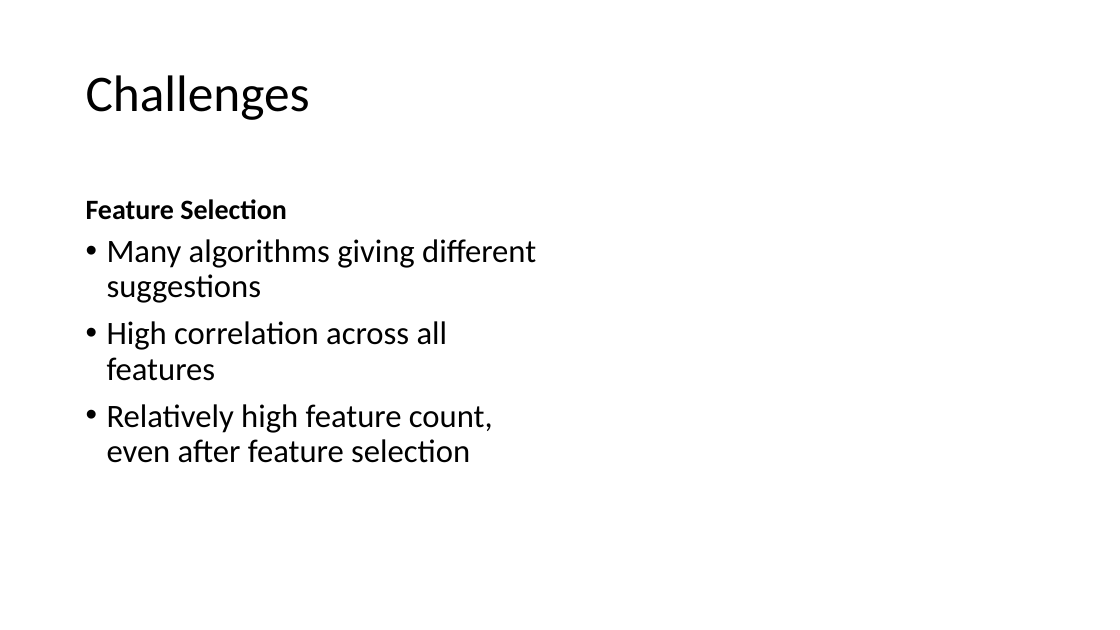
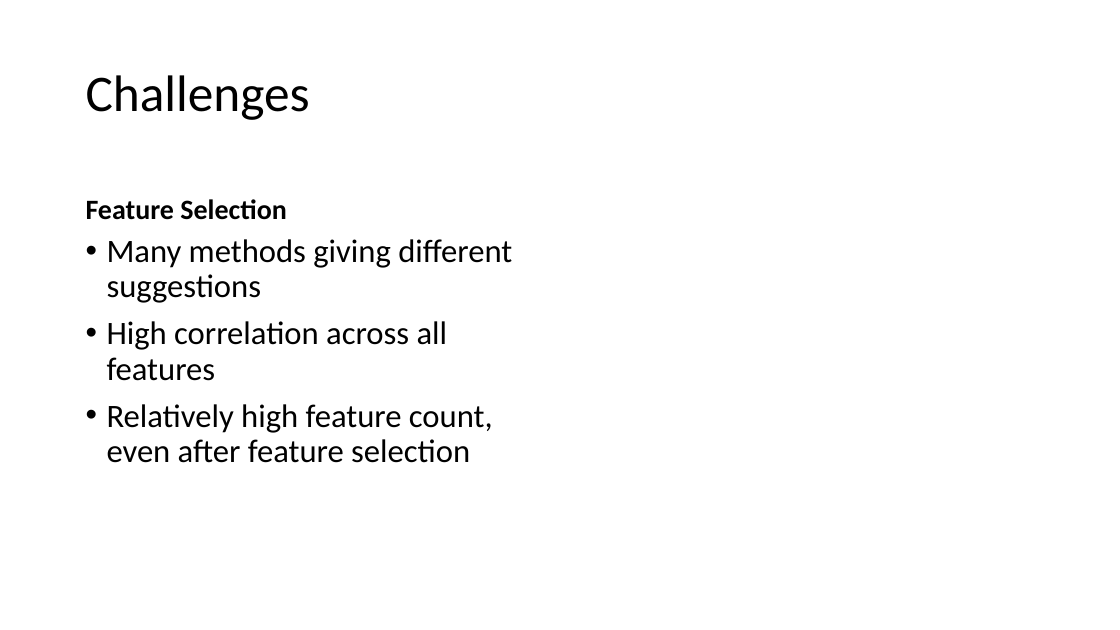
Before and after one commit to TravelingPotato/Team-Epic-DSC-630, a slide deck: slide 11 of Milestone_3_-_Project_Presentation__Status.pptx. Drawn at 1120x630 pixels with LibreOffice and Linux fonts; fonts in the diff are those of the drawing. Boxes give left, top, right and bottom in pixels: in the first picture for what was removed or moved away, otherwise in the second. Text is boxed around its words. In the diff, an @@ line names an element or a change of style, - is before the commit and + after.

Commit message:
2/9

```diff
--- a/Milestone_3_-_Project_Presentation__Status.pptx
+++ b/Milestone_3_-_Project_Presentation__Status.pptx
@@ text at <box>107,239,512,303</box>: text changed @@
-• Many algorithms giving different suggestions
+• Many methods giving different suggestions
```
